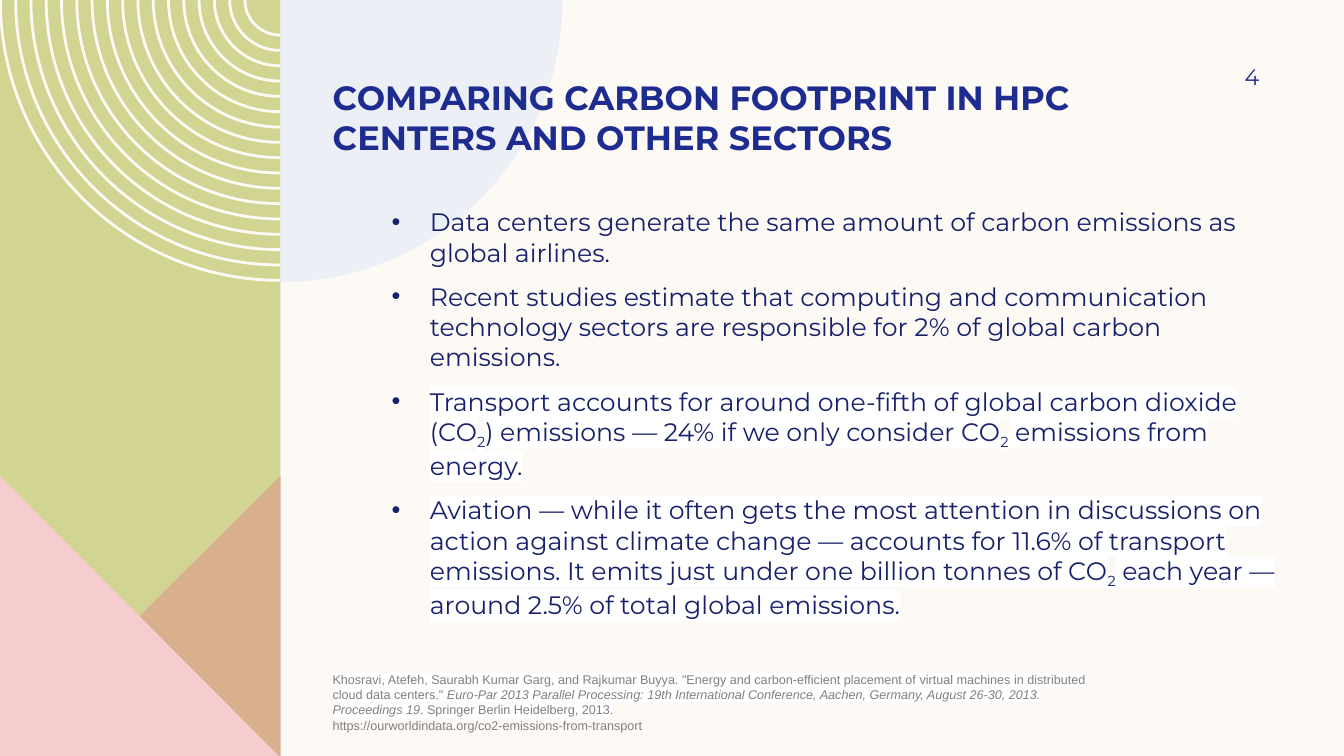
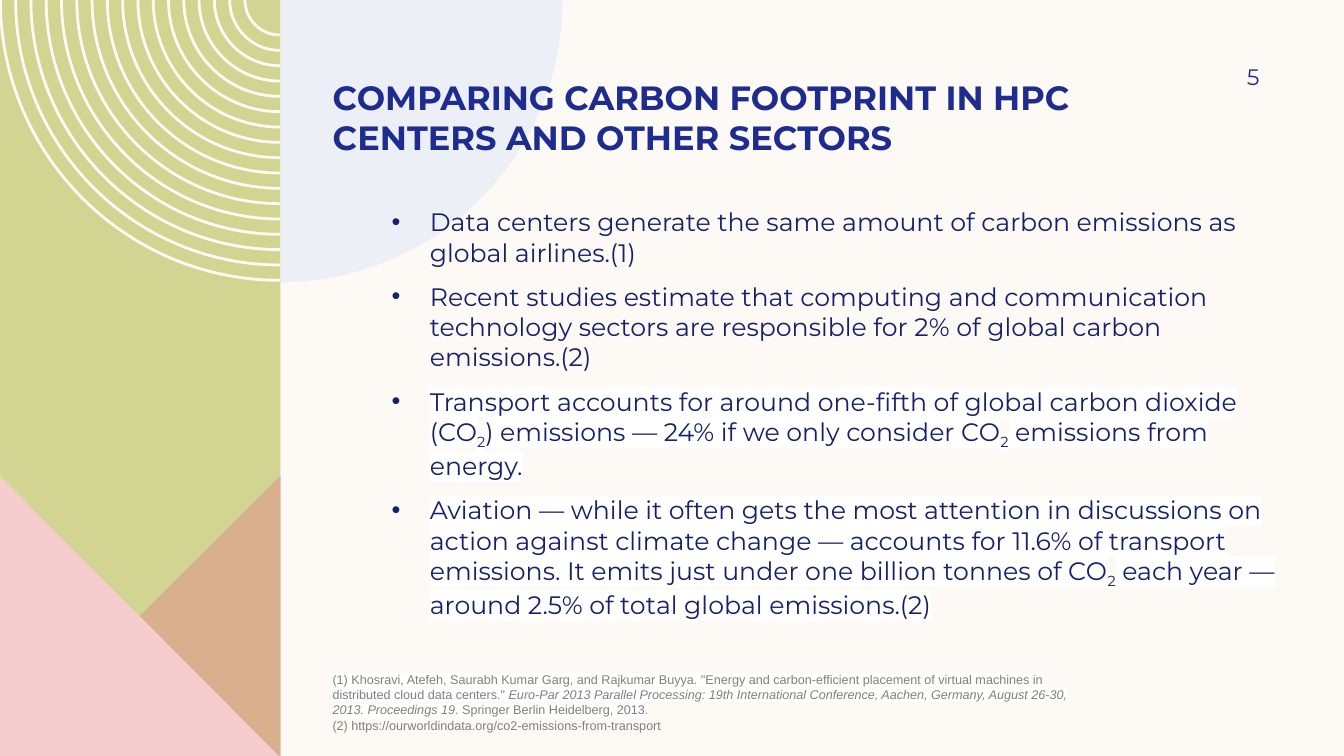
Before and after one commit to Fatemehbozorgi97/Carbon-emission-prediction-, a slide deck: slide 5 of Carbon emission prediction.pptx (slide 4 before the commit). Drawn at 1344x756 pixels with LibreOffice and Linux fonts; fonts in the diff are those of the drawing. Boxes give left, top, right and bottom in pixels: in the first picture for what was removed or moved away, otherwise in the second. Text is boxed around its words. In the diff, an @@ line names an element or a change of style, - is before the commit and + after.

```diff
--- a/Carbon emission prediction.pptx
+++ b/Carbon emission prediction.pptx
@@ page number at box(1247, 69, 1260, 85): text changed @@
-4
+5
@@ text at box(430, 212, 1236, 371): text changed @@
-• Data centers generate the same amount of carbon emissions as global airlines.
-• Recent studies estimate that computing and communication technology sectors are responsible for 2% of global carbon emissions.
+• Data centers generate the same amount of carbon emissions as global airlines.(1)
+• Recent studies estimate that computing and communication technology sectors are responsible for 2% of global carbon emissions.(2)
@@ text at box(430, 500, 1261, 619): text changed @@
-• Aviation — while it often gets the most attention in discussions on action against climate change — accounts for 11.6% of transport emissions. It emits just under one billion tonnes of CO2 each year — around 2.5% of total global emissions.
+• Aviation — while it often gets the most attention in discussions on action against climate change — accounts for 11.6% of transport emissions. It emits just under one billion tonnes of CO2 each year — around 2.5% of total global emissions.(2)
@@ text at box(333, 675, 1067, 733): text changed @@
-Khosravi, Atefeh, Saurabh Kumar Garg, and Rajkumar Buyya. "Energy and carbon-efficient placement of virtual machines in distributed cloud data centers." Euro-Par 2013 Parallel Processing: 19th International Conference, Aachen, Germany, August 26-30, 2013. Proceedings 19. Springer Berlin Heidelberg, 2013.
-https://ourworldindata.org/co2-emissions-from-transport
+(1) Khosravi, Atefeh, Saurabh Kumar Garg, and Rajkumar Buyya. "Energy and carbon-efficient placement of virtual machines in distributed cloud data centers." Euro-Par 2013 Parallel Processing: 19th International Conference, Aachen, Germany, August 26-30, 2013. Proceedings 19. Springer Berlin Heidelberg, 2013.
+(2) https://ourworldindata.org/co2-emissions-from-transport
```
Also in this commit, not shown: 9 other slides changed, 3 slides added, 1 slide removed, 2 other files.
